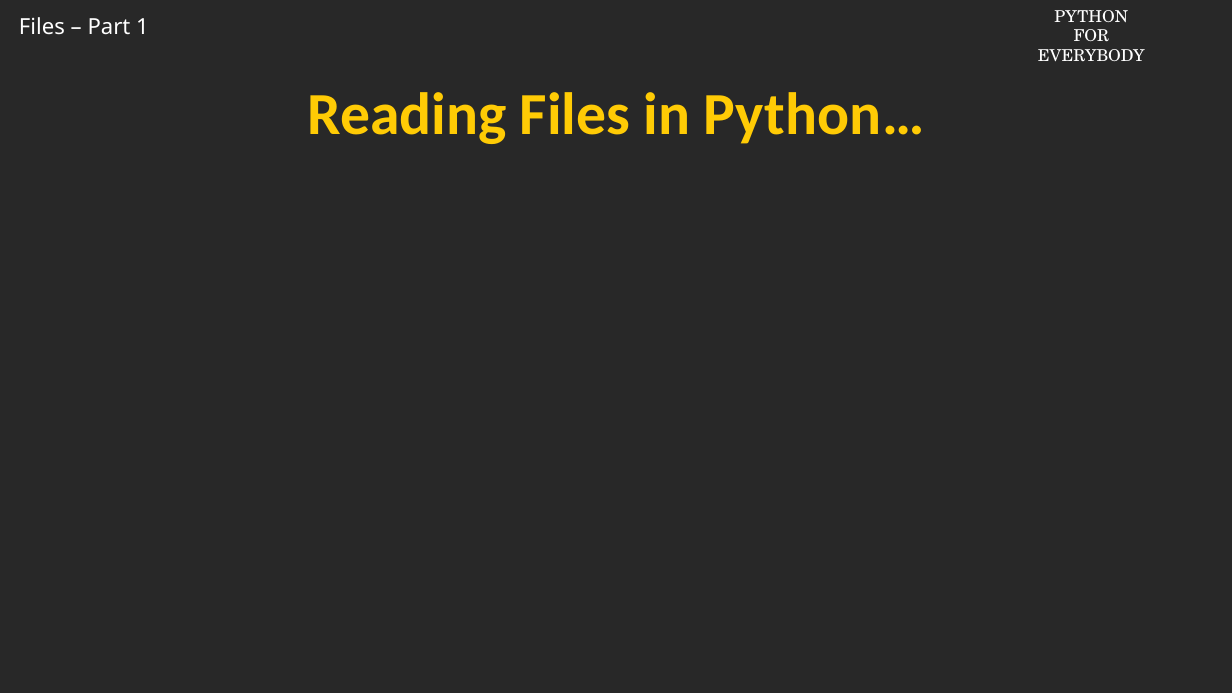
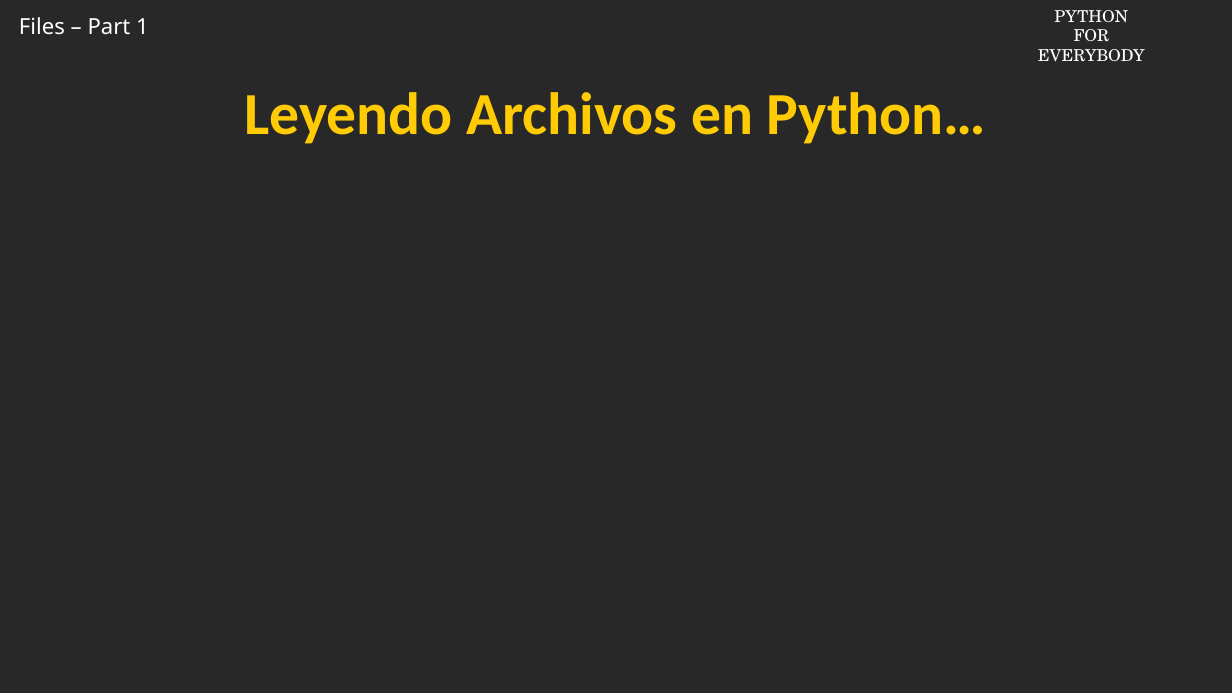
Before and after one commit to csev/py4e, a slide deck: slide 11 of ai/7.1.pptx. Drawn at 1232x693 pixels with LibreOffice and Linux fonts; fonts in the diff are those of the drawing; background and template pictures are left out. Boxes give left, top, right and bottom in pixels: in the first picture for what was removed or moved away, otherwise in the second. Text is boxed around its words. In the diff, an @@ line names an element or a change of style, - is before the commit and + after.

```diff
--- a/ai/7.1.pptx
+++ b/ai/7.1.pptx
@@ title at (244, 92, 987, 144): text changed @@
-Reading Files in Python…
+Leyendo Archivos en Python…
```
Also in this commit, not shown: 10 other slides changed, 1 slide added, 1 slide removed.
